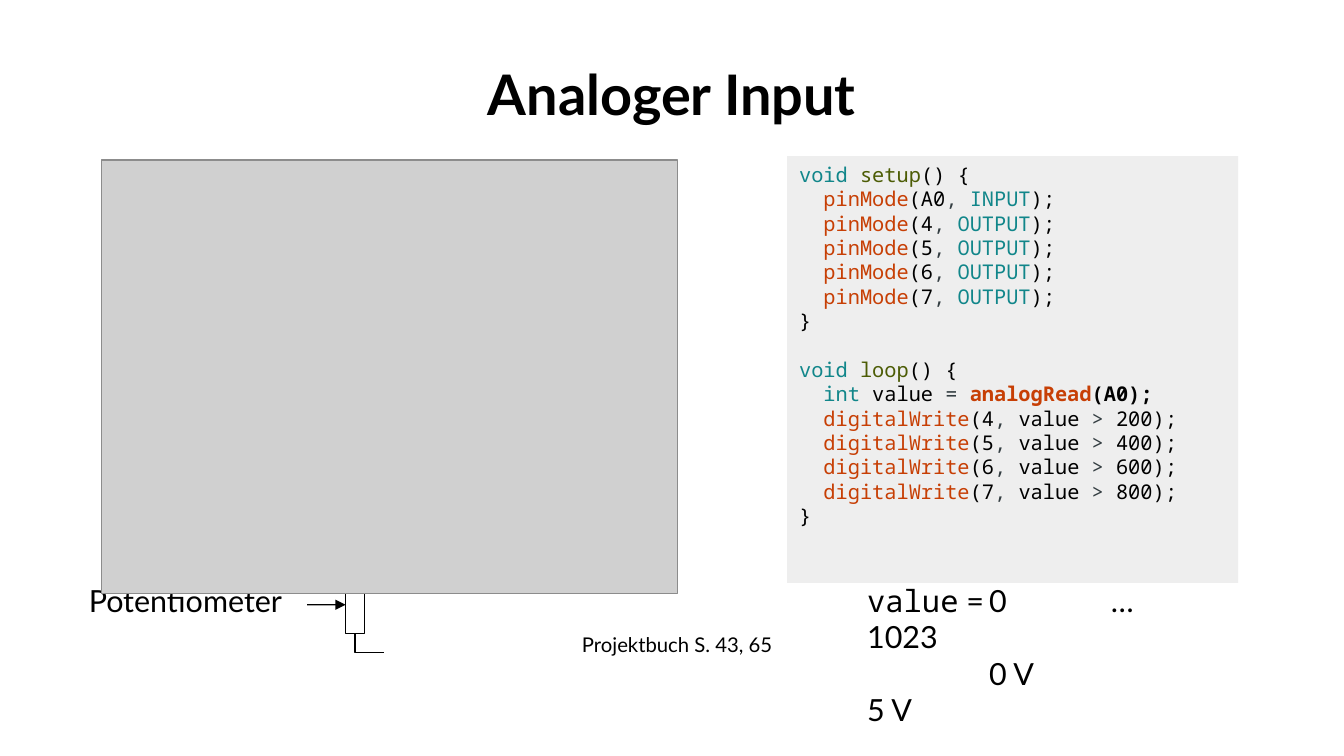
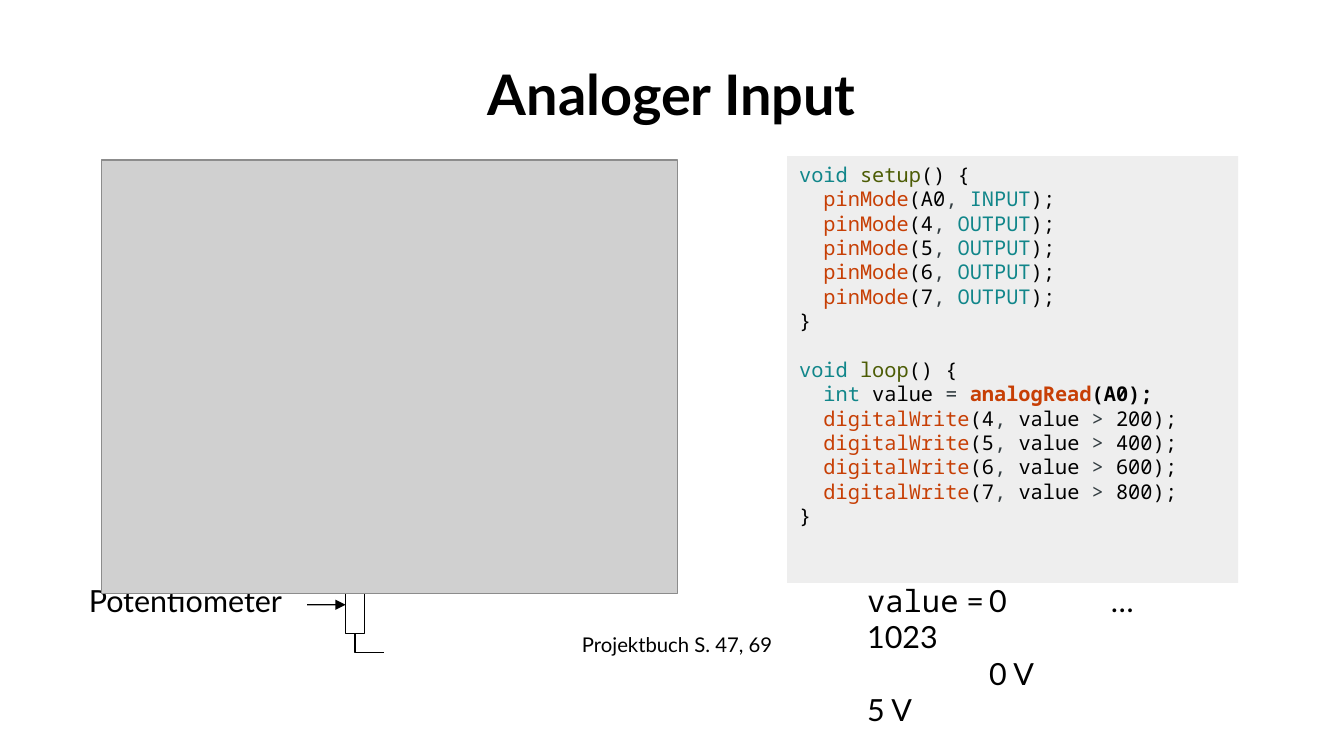
Before and after one commit to fablabwinti/workshop-arduino-1, a slide deck: slide 18 of ArduinoI.odp. Drawn at 1344x756 pixels with LibreOffice and Linux fonts; fonts in the diff are those of the drawing; grey boxes stand for pictures; background and template pictures are left out. Boxes give left, top, right and bottom in pixels: in the first picture for what was removed or moved away, otherwise in the second. Text is boxed around its words. In the diff, an @@ line names an element or a change of style, - is before the commit and + after.

```diff
--- a/ArduinoI.odp
+++ b/ArduinoI.odp
@@ text at [582,637,773,656]: text changed @@
-Projektbuch S. 43, 65
+Projektbuch S. 47, 69
```
Also in this commit, not shown: 8 other slides changed, 2 other files.
